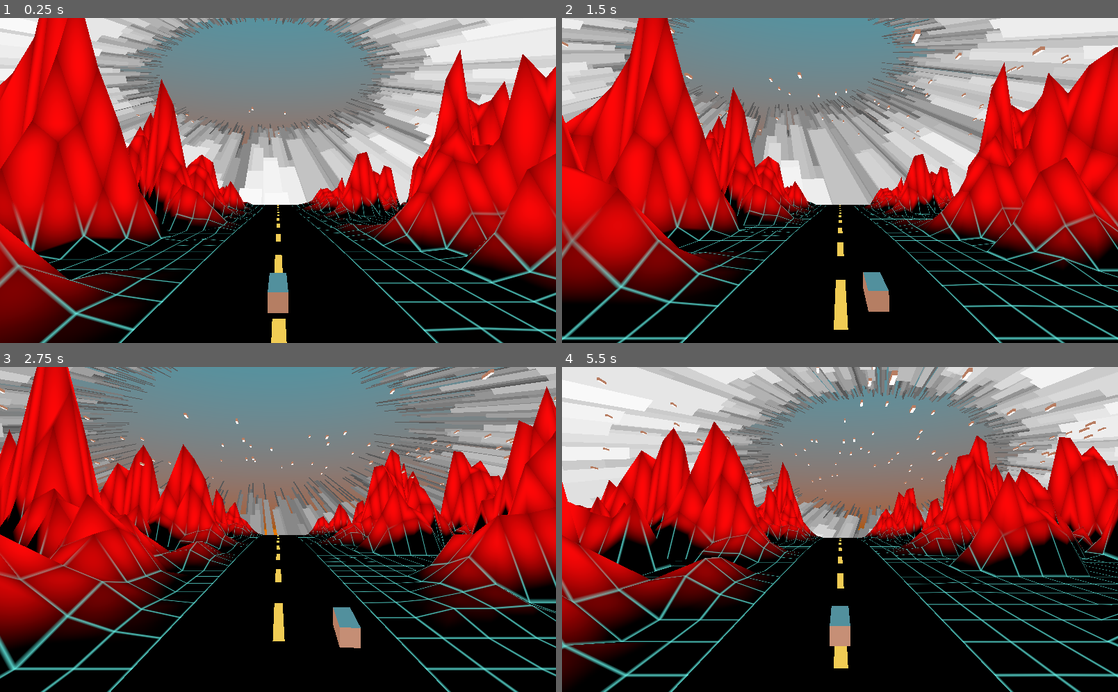
Above: before the commit, frames 1-4 (two rows, left to right).
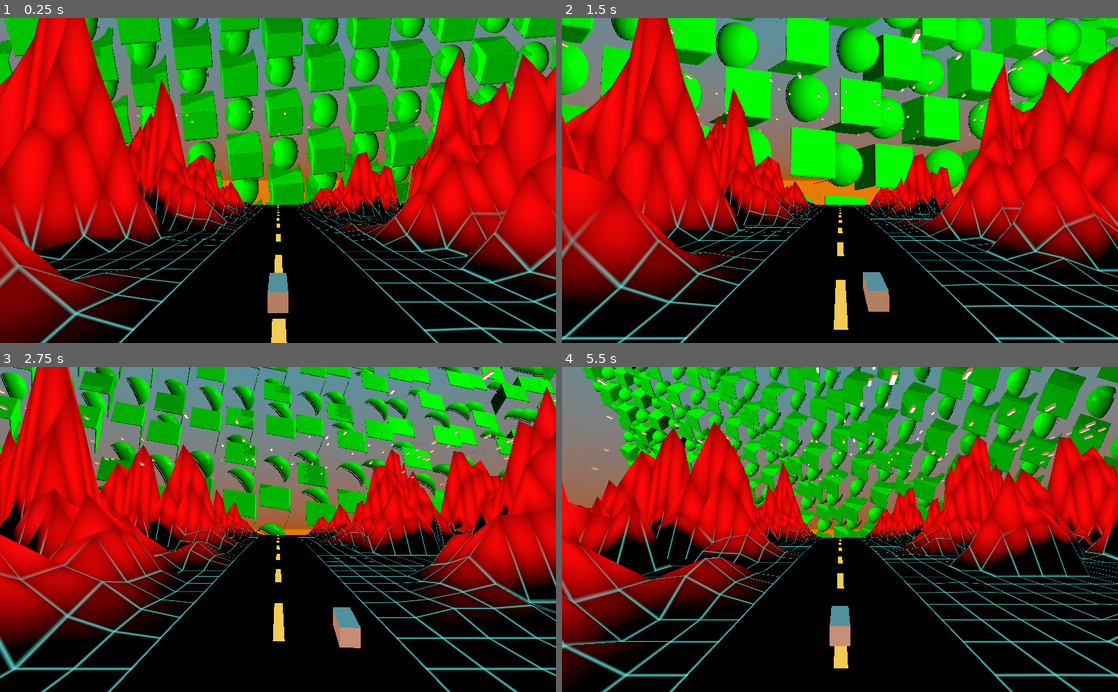
Above: after the commit, the same moments.

Repository: ilyaev/godot-synthwave-rider
Game: Godot game, scene res://World.tscn
Same seed, same stepped clock (60 frames per second), same inputs: the game is played once before the commit and once after it.
Inputs:
- Up to frame 1 (0.25 s): no input
- Up to frame 2 (1.5 s): hold Right (ui_right) 0.53-1.28 s; hold Down (ui_down) from 1.28 s (still down)
- Up to frame 3 (2.75 s): release Down (ui_down) at 2.03 s; hold Right (ui_right) from 2.03 s (still down)
- Up to frame 4 (5.5 s): release Right (ui_right) at 2.78 s; hold Up (ui_up) 2.78-3.53 s; hold Left (ui_left) 3.53-5.03 s; hold Down (ui_down) from 5.03 s (still down)

The runs differ from the first frame. In frame 1, 30% of the frame differs, in the area x 0-100%, y 0-58%; in frame 2, 29%; in frame 3, 20%; in frame 4, 30%, in the area x 0-100%, y 0-53%.

Commit message:
chore: background shader raymarch

Diff:
--- /dev/null
+++ b/components/back/Back.gd
@@ -0,0 +1,12 @@
+extends MeshInstance
+
+var t;
+
+
+func _ready():
+	t = 0;
+
+
+func _process(delta):
+	t += delta;
+	get_surface_material(0).set_shader_param("t", t);
--- a/components/back/Back.tscn
+++ b/components/back/Back.tscn
@@ -1,14 +1,17 @@
-[gd_scene load_steps=4 format=2]
+[gd_scene load_steps=5 format=2]
 
-[ext_resource path="res://components/back/CityV1.shader" type="Shader" id=1]
+[ext_resource path="res://components/back/Blocks.shader" type="Shader" id=1]
+[ext_resource path="res://components/back/Back.gd" type="Script" id=2]
 
 [sub_resource type="PlaneMesh" id=1]
 size = Vector2( 110, 110 )
 
-[sub_resource type="ShaderMaterial" id=4]
+[sub_resource type="ShaderMaterial" id=2]
 shader = ExtResource( 1 )
+shader_param/t = 0.0
 
 [node name="Back" type="MeshInstance"]
 transform = Transform( 1, 0, 0, 0, -1.62921e-07, -1, 0, 1, -1.62921e-07, 0, 8, -21 )
 mesh = SubResource( 1 )
-material/0 = SubResource( 4 )
+material/0 = SubResource( 2 )
+script = ExtResource( 2 )
--- /dev/null
+++ b/components/back/Blocks.shader
@@ -0,0 +1,192 @@
+shader_type spatial;
+render_mode unshaded;
+
+uniform float t : hint_range(0, 2) = 0;
+
+const int MAX_STEPS = 256;
+const float MIN_DIST = 0.001;
+const float FAR_DIST = 10.;
+const float PI = 3.1416;
+const float PI2 = PI*2.;
+
+const float defaultBaseSize = .1;
+const float defaultBaseSpacing = .3;
+const vec3 bounds = vec3(15.0, 15.0, 0.);
+
+float N21(vec2 p) {
+    return fract(sin(p.x * 132.33 + p.y*1433.43) * 55332.33);
+}
+
+float DistLine(vec3 ro, vec3 rd, vec3 p) {
+    return length(cross(rd, p - ro))/length(rd);
+}
+
+
+float DrawPoint(vec3 ro, vec3 rd, vec3 p) {
+    float d = DistLine(ro, rd, p);
+    return 1. - step(.05, d);
+}
+
+float sdSphere(vec3 p, float radius) {
+    return length(p) - radius;
+}
+
+float sdBox( vec3 p, vec3 b ) {
+    vec3 q = abs(p) - b;
+    return length(max(q,0.0)) + min(max(q.x,max(q.y,q.z)),0.0);
+}
+
+float sdPlane(vec3 p, float x, float y) {
+    return p.y - y;
+}
+
+float getCubes(vec3 p) {
+    float baseSpacing = defaultBaseSize + defaultBaseSpacing/2.;
+
+    vec3 l = bounds;
+    vec3 rc1 = vec3(vec2(baseSpacing), 5.);
+
+    vec3 id = round(p/rc1);
+
+    vec3 q1 = p - rc1 * clamp(id, -l, l);
+    q1.z += sin(id.y + t*id.x)*.1;
+    return mod((id.x + id.y), 2) == 0. ? sdBox(q1, vec3(.1)) : sdSphere(q1, .1);
+}
+
+vec3 getDist(vec3 p) {
+    float material = 0.;
+    // float dS = sdSphere(p - vec3(0., .5, 0.), .5);
+    // vec3 p = p * rot
+    // float dS = sdBox(p - vec3(0., .0, 0.), vec3(.1));
+    float dS = getCubes(p - vec3(0., 0., 0.));
+    // float dP = sdPlane(p, 0., -.5);
+    float d = dS;
+    // d = min(d, dP);
+    // if (d == dS) {
+        material = 1.;
+    // }
+    return vec3(d, material, 0.);
+}
+
+vec4 trace(vec3 ro, vec3 rd) {
+    float dt, d;
+    vec3 p;
+
+    vec3 dist;
+
+    for(int i = 0 ; i < MAX_STEPS ; i++) {
+        p = ro + rd * dt;
+        dist = getDist(p);
+        dt += dist.x * .6;
+        if (abs(dist.x) < MIN_DIST || dist.x > FAR_DIST) {
+            break;
+        }
+    }
+
+    return vec4(dist.x, dt, dist.xy);
+}
+
+vec3 getNormal(vec3 p) {
+    vec2 e = vec2(0.01, 0.);
+    float d = getDist(p).x;
+    vec3 n = d - vec3(
+    getDist(p - e.xyy).x,
+    getDist(p - e.yxy).x,
+    getDist(p - e.yyx).x
+    );
+    return normalize(n);
+}
+
+vec3 getNormalByMaterial(float material, vec3 p) {
+    vec3 normal = vec3(0., 1., 0.);
+    if (material == 1.) {
+        normal = getNormal(p);
+    }
+    return normal;
+}
+
+vec3 getAlbedoByMaterial(float material, vec3 p) {
+    vec3 albedo = vec3(1.);
+    if (material == 1.) {
+        albedo = vec3(0., 1., 0);
+        } else if (material == 0.) {
+        float size = 8.;
+        albedo *= step(0.0001, sin(p.x*size)+sin(p.z*size));
+    }
+    return albedo;
+}
+
+vec3 getLightColor(vec3 p, vec3 n, vec3 lightPos) {
+    vec3 l = normalize(lightPos - p);
+    float dif = clamp(0., 1., dot(n,l));
+
+    float distanceToLight = trace(p + n * (MIN_DIST*2.), l).x;
+    if (distanceToLight < length(lightPos - p)) {
+        dif *= .5;
+    }
+
+    return vec3(dif);
+}
+
+vec3 getSpecularColor(vec3 p, vec3 n, vec3 lightPos, vec3 viewPos) {
+    vec3 spec = vec3(0.);
+    float specularStrength = 0.5;
+
+    vec3 viewDir = normalize(p - viewPos);
+    vec3 reflectDir = reflect(normalize(lightPos - p), n);
+    float specValue = pow(max(dot(viewDir, reflectDir), 0.), 32.);
+
+
+    return spec + specularStrength * specValue;
+}
+
+void fragment() {
+    vec3 col = vec3(0.);
+    vec2 uv = (1. - UV) - .5;
+
+    float a = atan(uv.x, uv.y);
+    float d = length(uv);
+
+    // uv = vec2(a,d);
+
+    // float t = TIME;
+    float ot = 1.;
+
+    // vec3 ro = vec3(0. + ot*sin(t)*PI, 0. + ot*cos(t)*PI, -3.);
+    vec3 ro = vec3(0. + ot*sin(t)*PI, 0. + ot*cos(t)*PI, -3.);
+    vec3 lookat = vec3(0. + sin(t));
+    float zoom = 1. + sin(t)*.3;
+
+    vec3 f = normalize(lookat - ro);
+    vec3 r = normalize(cross(vec3(0., 1., 0.), f));
+    vec3 u = cross(f, r);
+    vec3 c = ro + f * zoom;
+    vec3 i = c + uv.x*r + uv.y*u;
+    vec3 rd = normalize(i - ro);
+
+    vec4 tr = trace(ro, rd);
+    float materialID = tr.a;
+    float distanceTo = tr.y;
+
+    vec3 lightPos = vec3(1. + cos(TIME)*3., 2. + sin(TIME*3.), -1.5);
+
+    if (tr.x < MIN_DIST) {
+        vec3 p = ro + rd * distanceTo;
+        col = vec3(1.);
+        vec3 normal = getNormalByMaterial(materialID, p);
+        vec3 albedo = getAlbedoByMaterial(materialID, p);
+        vec3 diffuse = getLightColor(p, normal, lightPos);
+        // vec3 specular = vec3(0.);
+        vec3 specular = getSpecularColor(p, normal, lightPos, ro);
+        float ambient = .1;
+        float fade = 1.;// - abs(p.z)/5.;
+        col = clamp((ambient + diffuse + specular) * albedo, 0., 1.) * fade;
+    }
+
+
+    // col += DrawPoint(ro, rd, vec3(sin(TIME)*.2, cos(TIME)*.2, sin(TIME*10.)*.9));// * vec3(1., 0., 0.);
+    // col += vec3(step(.2, uv.y));
+    ALBEDO.rgb = col;
+    ALPHA = smoothstep(0.,.00001, col.r + col.g + col.b);
+    // ALPHA = col.g;
+}
--- a/components/back/CityV1.shader
+++ b/components/back/CityV1.shader
@@ -8,15 +8,15 @@
 void fragment() {
     // Scale coordinates to [0, 1]
     vec2 p = vec2(1.) - UV;
-    p = fract(p*vec2(1., 2.) + vec2(0., .2));
+    // p = fract(p*vec2(1., 1.0) + vec2(0., .75));
     // p +=  .2;
 
     p -= .5 + sin(TIME)*.1;
     p *= 5.5 + ((sin(TIME + UV.x+UV.y) + .5)*.5);
 
-    p+= vec2(0., .4);
-    float a = atan(p.x,p.y);
-    float d = pow(1./length(p), 1.5 + cos(TIME)*.7);
+    p+= vec2(0., .5);
+    float a = atan(p.x,p.y) + sin(TIME)*.2;
+    float d = pow(.7/length(p), 1.5 + cos(TIME)*.7) + sin(fract(a*2.))*.1;
 
     p = vec2(a,d);
 
--- /dev/null
+++ b/components/back/RayMarchBase.shader
@@ -0,0 +1,160 @@
+shader_type spatial;
+render_mode unshaded;
+
+const int MAX_STEPS = 256;
+const float MIN_DIST = 0.001;
+const float FAR_DIST = 10.;
+const float PI = 3.1416;
+const float PI2 = PI*2.;
+
+float DistLine(vec3 ro, vec3 rd, vec3 p) {
+    return length(cross(rd, p - ro))/length(rd);
+}
+
+
+float DrawPoint(vec3 ro, vec3 rd, vec3 p) {
+    float d = DistLine(ro, rd, p);
+    return 1. - step(.05, d);
+}
+
+float sdSphere(vec3 p, float radius) {
+    return length(p) - radius;
+}
+
+float sdBox( vec3 p, vec3 b ) {
+    vec3 q = abs(p) - b;
+    return length(max(q,0.0)) + min(max(q.x,max(q.y,q.z)),0.0);
+}
+
+float sdPlane(vec3 p, float x, float y) {
+    return p.y - y;
+}
+
+vec3 getDist(vec3 p) {
+    float material = 0.;
+    float dS = sdSphere(p - vec3(0., .5, 0.), .5);
+    // float dP = sdPlane(p, 0., -.5);
+    float d = dS;
+    // d = min(d, dP);
+    // if (d == dS) {
+        material = 1.;
+    // }
+    return vec3(d, material, 0.);
+}
+
+vec4 trace(vec3 ro, vec3 rd) {
+    float dt, d;
+    vec3 p;
+
+    vec3 dist;
+
+    for(int i = 0 ; i < MAX_STEPS ; i++) {
+        p = ro + rd * dt;
+        dist = getDist(p);
+        dt += dist.x * .6;
+        if (abs(dist.x) < MIN_DIST || dist.x > FAR_DIST) {
+            break;
+        }
+    }
+
+    return vec4(dist.x, dt, dist.xy);
+}
+
+vec3 getNormal(vec3 p) {
+    vec2 e = vec2(0.01, 0.);
+    float d = getDist(p).x;
+    vec3 n = d - vec3(
+    getDist(p - e.xyy).x,
+    getDist(p - e.yxy).x,
+    getDist(p - e.yyx).x
+    );
+    return normalize(n);
+}
+
+vec3 getNormalByMaterial(float material, vec3 p) {
+    vec3 normal = vec3(0., 1., 0.);
+    if (material == 1.) {
+        normal = getNormal(p);
+    }
+    return normal;
+}
+
+vec3 getAlbedoByMaterial(float material, vec3 p) {
+    vec3 albedo = vec3(1.);
+    if (material == 1.) {
+        albedo = vec3(0., 1., 0);
+        } else if (material == 0.) {
+        float size = 8.;
+        albedo *= step(0.0001, sin(p.x*size)+sin(p.z*size));
+    }
+    return albedo;
+}
+
+vec3 getLightColor(vec3 p, vec3 n, vec3 lightPos) {
+    vec3 l = normalize(lightPos - p);
+    float dif = clamp(0., 1., dot(n,l));
+
+    float distanceToLight = trace(p + n * (MIN_DIST*2.), l).x;
+    if (distanceToLight < length(lightPos - p)) {
+        dif *= .5;
+    }
+
+    return vec3(dif);
+}
+
+vec3 getSpecularColor(vec3 p, vec3 n, vec3 lightPos, vec3 viewPos) {
+    vec3 spec = vec3(0.);
+    float specularStrength = 0.5;
+
+    vec3 viewDir = normalize(p - viewPos);
+    vec3 reflectDir = reflect(normalize(lightPos - p), n);
+    float specValue = pow(max(dot(viewDir, reflectDir), 0.), 32.);
+
+
+    return spec + specularStrength * specValue;
+}
+
+void fragment() {
+    vec3 col = vec3(0.);
+    vec2 uv = (1. - UV) - .5;
+
+    // float a = atan(uv.x, uv.y);
+    // float d = length(uv);
+
+    // uv = vec2(a,d);
+
+    vec3 ro = vec3(0., 0., -3.);
+    vec3 lookat = vec3(0.);
+    float zoom = 1.;
+
+    vec3 f = normalize(lookat - ro);
+    vec3 r = normalize(cross(vec3(0., 1., 0.), f));
+    vec3 u = cross(f, r);
+    vec3 c = ro + f * zoom;
+    vec3 i = c + uv.x*r + uv.y*u;
+    vec3 rd = normalize(i - ro);
+
+    vec4 tr = trace(ro, rd);
+    float materialID = tr.a;
+    float distanceTo = tr.y;
+
+    vec3 lightPos = vec3(1., 2., -1.5);
+
+    if (tr.x < MIN_DIST) {
+        vec3 p = ro + rd * distanceTo;
+        col = vec3(1.);
+        vec3 normal = getNormalByMaterial(materialID, p);
+        vec3 albedo = getAlbedoByMaterial(materialID, p);
+        vec3 diffuse = getLightColor(p, normal, lightPos);
+        // vec3 specular = vec3(0.);
+        vec3 specular = getSpecularColor(p, normal, lightPos, ro);
+        float ambient = .1;
+        float fade = 1.;// - abs(p.z)/5.;
+        col = clamp((ambient + diffuse + specular) * albedo, 0., 1.) * fade;
+    }
+
+
+    // col += DrawPoint(ro, rd, vec3(sin(TIME)*.2, cos(TIME)*.2, sin(TIME*10.)*.9));// * vec3(1., 0., 0.);
+
+    ALBEDO.rgb = col;
+}
--- /dev/null
+++ b/components/back/rm.shader
@@ -0,0 +1,171 @@
+#define t iTime
+#define MAX_STEPS 256
+#define MIN_DIST 0.001
+#define FAR_DIST 10.
+#define PI 3.1416
+#define PI2 PI*2.
+
+struct sCamera {
+    vec3 ro;
+    vec3 rd;
+    vec3 lookat;
+    float zoom;
+};
+
+
+sCamera setupCamera(vec2 uv, vec3 ro, vec3 lookat, float zoom) {
+    sCamera camera;
+    camera.ro = ro;
+    camera.lookat = lookat;
+    camera.zoom = zoom;
+
+
+    vec3 f = normalize(lookat - ro);
+    vec3 r = normalize(cross(vec3(0., 1., 0.), f));
+    vec3 u = cross(f, r);
+    vec3 c = ro + f * zoom;
+    vec3 i = c + uv.x*r + uv.y * u;
+    vec3 rd = normalize(i - ro);
+
+    camera.rd = rd;
+
+    return camera;
+}
+
+float sdSphere(vec3 p, float radius) {
+    return length(p) - radius;
+}
+
+float sdBox( vec3 p, vec3 b ) {
+    vec3 q = abs(p) - b;
+    return length(max(q,0.0)) + min(max(q.x,max(q.y,q.z)),0.0);
+}
+
+float sdPlane(vec3 p, float x, float y) {
+    return p.y - y;
+}
+
+vec3 getAlbedoByMaterial(float material, vec3 p) {
+    vec3 albedo = vec3(1.);
+    if (material == 1.) {
+        albedo = vec3(0., 1., 0);
+        } else if (material == 0.) {
+        float size = 8.;
+        albedo *= step(0.0001, sin(p.x*size)+sin(p.z*size));
+    }
+    return albedo;
+}
+
+vec3 getDist(vec3 p) {
+    float material = 0.;
+    float dS = sdSphere(p - vec3(0., .5 + sin(t*2.)*.5, 0.), .5);
+    float dP = sdPlane(p, 0., -.5);
+    float d = dS;
+    d = min(d, dP);
+    if (d == dS) {
+        material = 1.;
+    }
+    return vec3(d, material, 0.);
+}
+
+vec3 getNormal(vec3 p) {
+    vec2 e = vec2(0.01, 0.);
+    float d = getDist(p).x;
+    vec3 n = d - vec3(
+    getDist(p - e.xyy).x,
+    getDist(p - e.yxy).x,
+    getDist(p - e.yyx).x
+    );
+    return normalize(n);
+}
+
+vec4 trace(vec3 ro, vec3 rd) {
+
+    float dt, d;
+    vec3 p;
+
+    vec3 dist;
+
+    for(int i = 0 ; i < MAX_STEPS ; i++) {
+        p = ro + rd * dt;
+        dist = getDist(p);
+        dt += dist.x * .6;
+        if (abs(dist.x) < MIN_DIST || dist.x > FAR_DIST) {
+            break;
+        }
+    }
+
+    return vec4(dist.x, dt, dist.xy);
+}
+
+vec3 getLightColor(vec3 p, vec3 n, vec3 lightPos) {
+    vec3 l = normalize(lightPos - p);
+    float dif = clamp(0., 1., dot(n,l));
+
+    float distanceToLight = trace(p + n * (MIN_DIST*2.), l).x;
+    if (distanceToLight < length(lightPos - p)) {
+        dif *= .5;
+    }
+
+    return vec3(dif);
+}
+
+vec3 getSpecularColor(vec3 p, vec3 n, vec3 lightPos, vec3 viewPos) {
+    vec3 spec = vec3(0.);
+    float specularStrength = 0.5;
+
+    vec3 viewDir = normalize(p - viewPos);
+    vec3 reflectDir = reflect(normalize(lightPos - p), n);
+    float specValue = pow(max(dot(viewDir, reflectDir), 0.), 32.);
+
+
+    return spec + specularStrength * specValue;
+}
+
+vec3 getNormalByMaterial(float material, vec3 p) {
+    vec3 normal = vec3(0., 1., 0.);
+    if (material == 1.) {
+        normal = getNormal(p);
+    }
+    return normal;
+}
+
+void mainImage(out vec4 fragColor, in vec2 fragCoords) {
+
+    vec2 uv = fragCoords.xy / iResolution.xy;
+    uv -= .5;
+    uv.x *= iResolution.x / iResolution.y;
+
+    vec2 mouse = iMouse.xy/iResolution.xy;
+
+    vec3 col = vec3(0.);
+
+    sCamera camera = setupCamera(
+    uv,
+    vec3(2.*sin(PI2 * mouse.x + t),cos((PI/2.)*mouse.y),-2.*cos(PI2 * mouse.x + t/3.)),
+    vec3(0.),
+    .5
+    );
+
+    vec4 tr = trace(camera.ro, camera.rd);
+
+    float materialID = tr.a;
+    float distanceTo = tr.y;
+
+    vec3 lightPos = vec3(1., 2., -1.5);
+
+    if (tr.x < MIN_DIST) {
+        vec3 p = camera.ro + camera.rd * distanceTo;
+        vec3 normal = getNormalByMaterial(materialID, p);
+        vec3 albedo = getAlbedoByMaterial(materialID, p);
+        vec3 diffuse = getLightColor(p, normal, lightPos);
+        vec3 specular = getSpecularColor(p, normal, lightPos, camera.ro);
+        float ambient = .1;
+        float fade = 1.;// - abs(p.z)/5.;
+        col = clamp((ambient + diffuse + specular) * albedo, 0., 1.) * fade;
+    }
+
+    fragColor = vec4(col, 1.);
+    // fragColor.rgb = pow(fragColor.rgb, vec3(1.0/2.2));
+
+}
